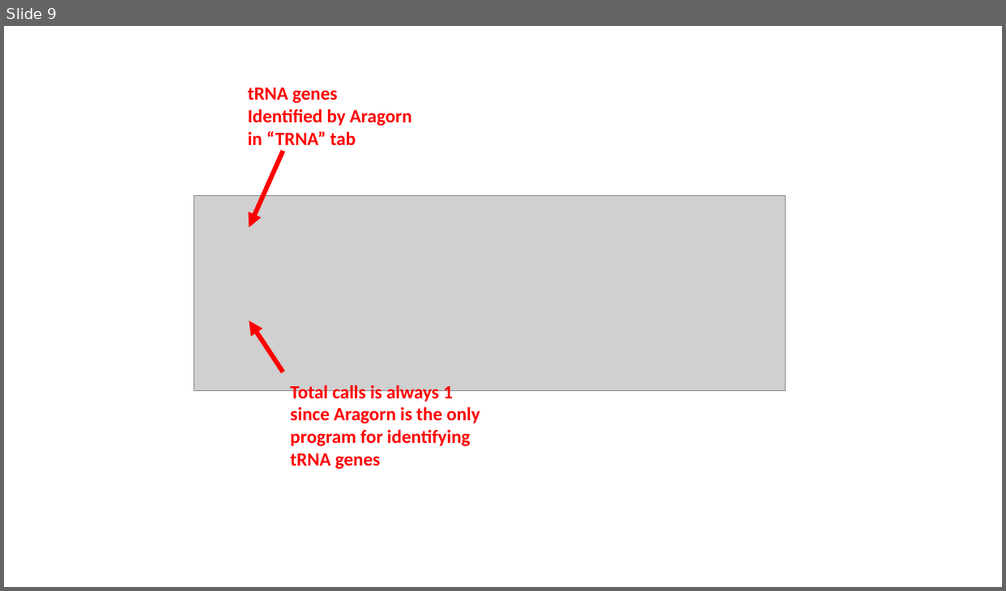
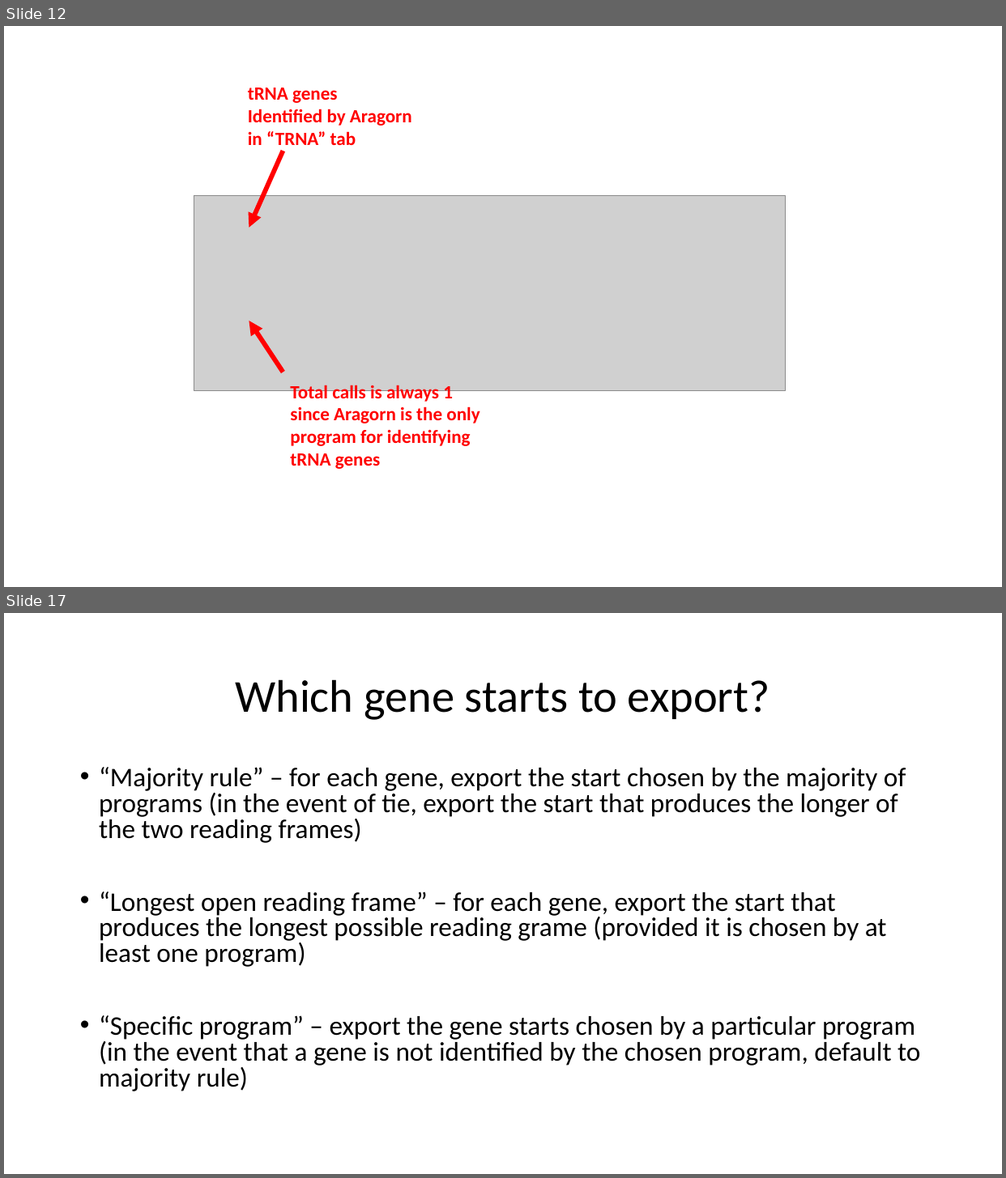
Before and after one commit to sarah-harris/PhageCommander, a slide deck: Phage Commander User Guide.pptx. Shown one above the other, each under a label of ours: slide 9 before the commit, slides 12 and 17 after it; the slides between them are not shown. The pictures are 1006x591 and 1006x1178 pixels, drawn with LibreOffice and Linux fonts; fonts in the diff are those of the drawing; grey boxes stand for pictures. Boxes give left, top, right and bottom in pixels: in the first picture for what was removed or moved away, otherwise in the second. Text is boxed around its words. In the diff, an @@ line names an element or a change of style, - is before the commit and + after.

```diff
--- a/Phage Commander User Guide.pptx
+++ b/Phage Commander User Guide.pptx
@@ slide 17 added at (4, 613, 1002, 1174), background #FFFFFF @@
@@ title added at (235, 679, 770, 720), 44 pt, text #000000 @@
+Which gene starts to export?
@@ text added at (99, 767, 920, 1092), 25.9 pt, text #000000 @@
+• “Majority rule” – for each gene, export the start chosen by the majority of programs (in the event of tie, export the start that produces the longer of the two reading frames)
+• “Longest open reading frame” – for each gene, export the start that produces the longest possible reading grame (provided it is chosen by at least one program)
+• “Specific program” – export the gene starts chosen by a particular program (in the event that a gene is not identified by the chosen program, default to majority rule)
@@ what was slide 9 is now slide 12 @@
```
Also in this commit, not shown: 9 slides changed, 5 other slides added, 39 other files.
